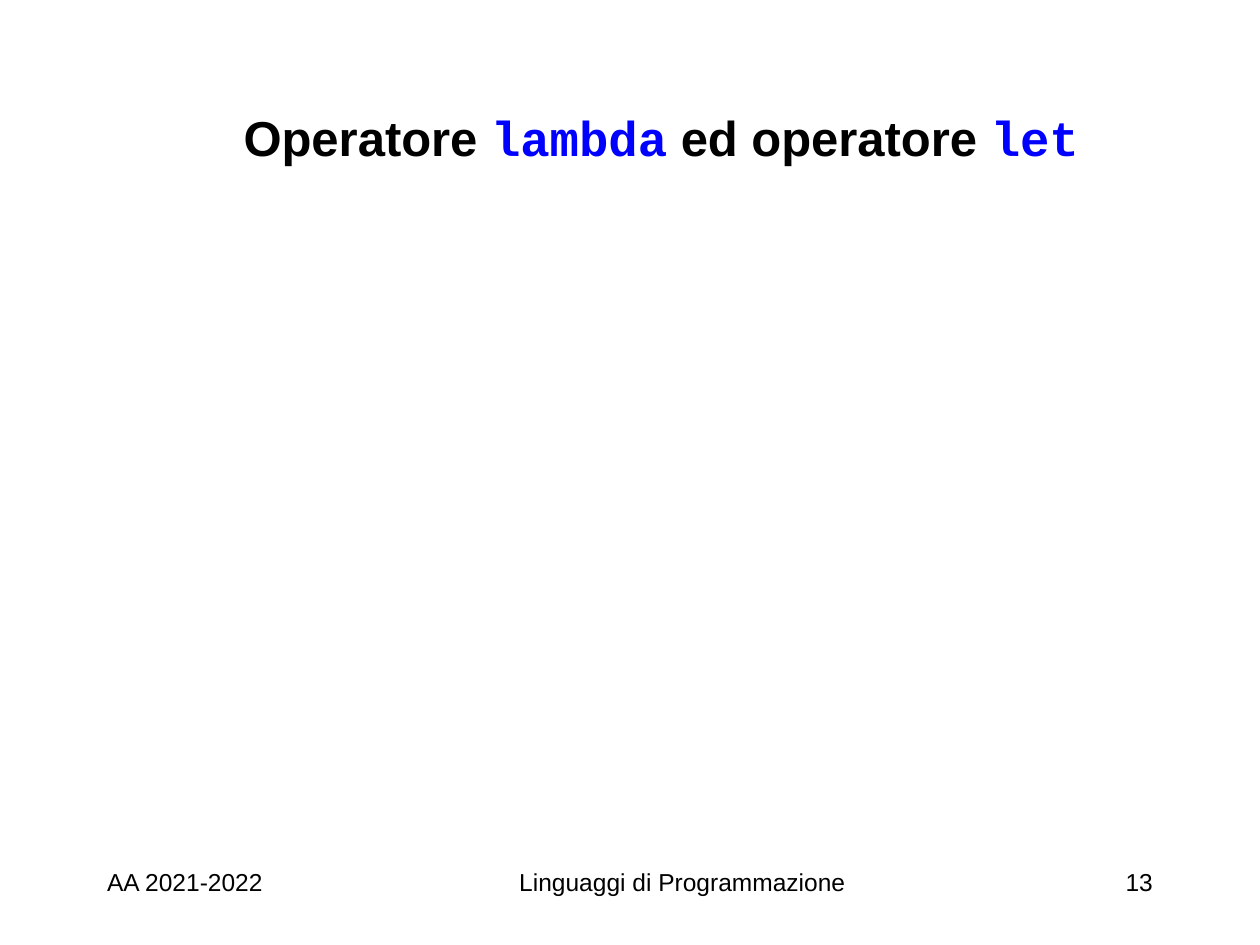
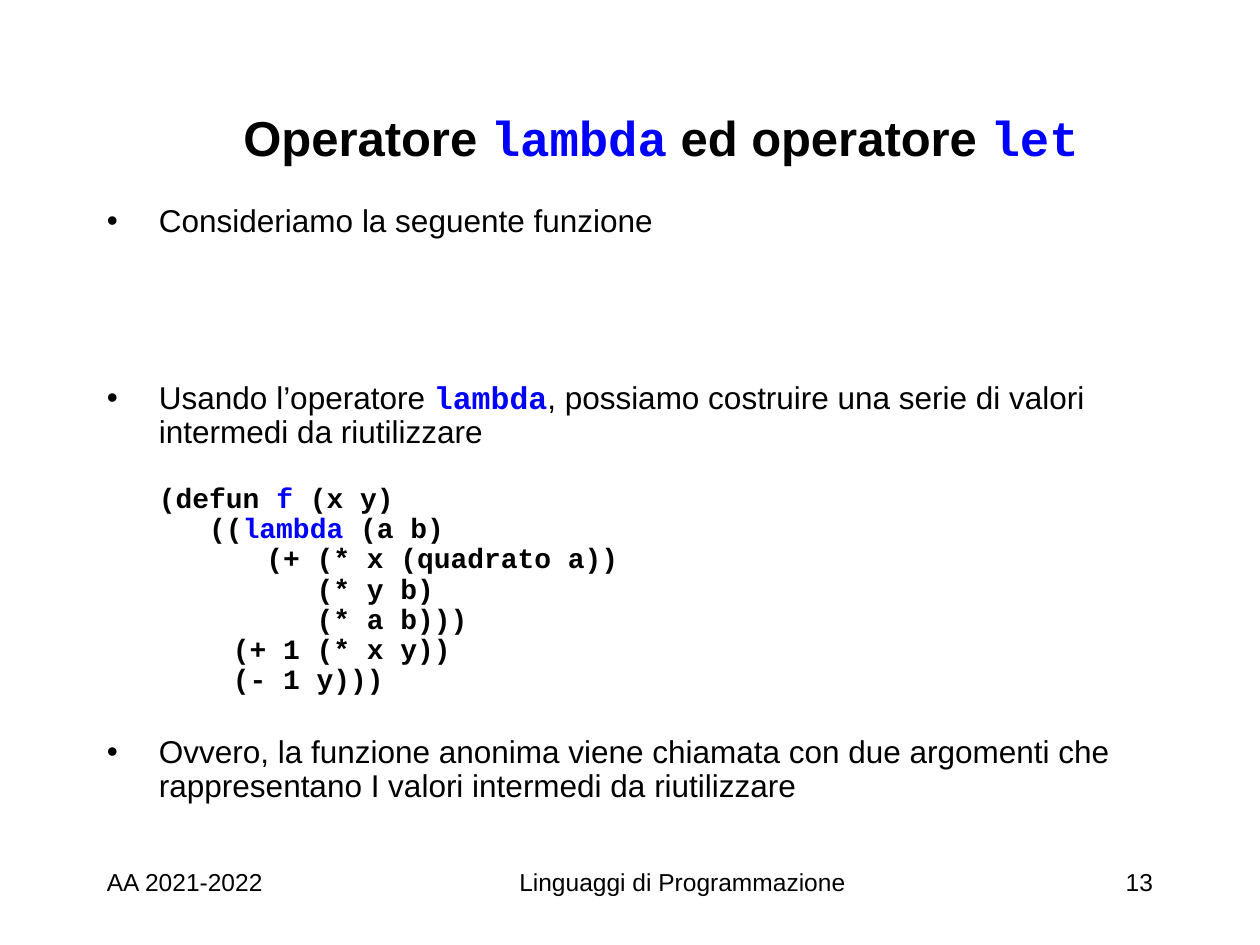
Before and after one commit to Ulerich/ProgrammiLP, a slide deck: slide 13 of SlideLP/LP 2021 4 Lisp e PF.ppsx. Drawn at 1260x945 pixels with LibreOffice and Linux fonts; fonts in the diff are those of the drawing; grey boxes stand for pictures; background and template pictures are left out. Boxes give left, top, right and bottom in pixels: in the first picture for what was removed or moved away, otherwise in the second. Text is boxed around its words. In the diff, an @@ line names an element or a change of style, - is before the commit and + after.

```diff
--- a/SlideLP/LP 2021 4 Lisp e PF.ppsx
+++ b/SlideLP/LP 2021 4 Lisp e PF.ppsx
@@ text added at (x1=159, y1=209, x2=1109, y2=803), 18 pt, text #000000 @@
+• Consideriamo la seguente funzione
+• Usando l’operatore lambda, possiamo costruire una serie di valori intermedi da riutilizzare
+  (defun f (x y)
+  ((lambda (a b)
+  (+ (* x (quadrato a))
+  (* y b)
+  (* a b)))
+  (+ 1 (* x y))
+  (- 1 y)))
+• Ovvero, la funzione anonima viene chiamata con due argomenti che rappresentano I valori intermedi da riutilizzare
```
Also in this commit, not shown: 10 other slides changed, 20 other files.
